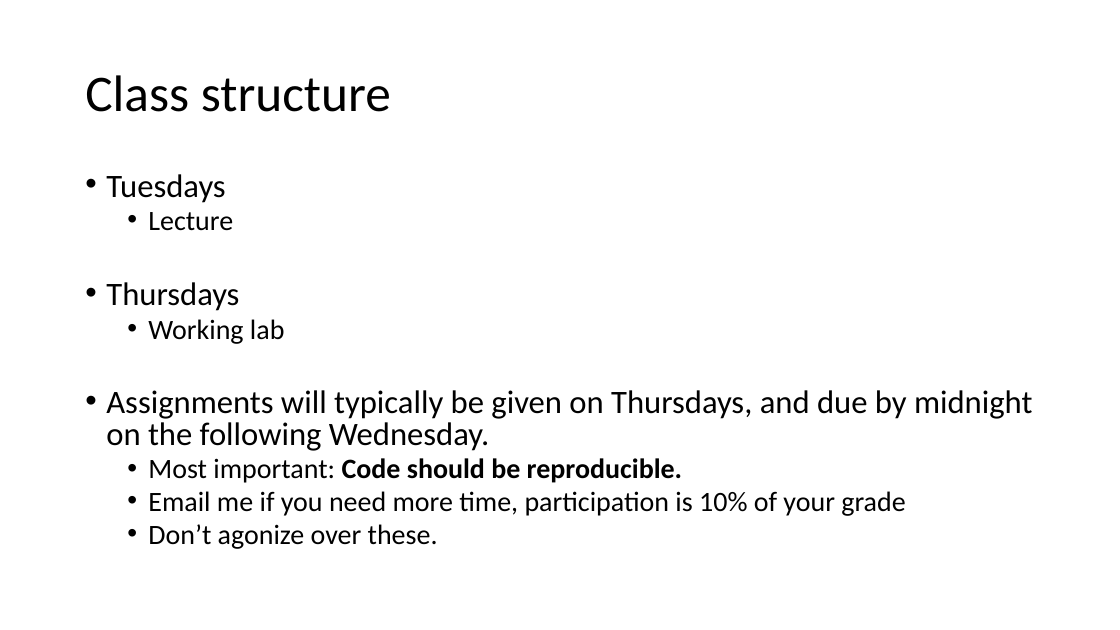
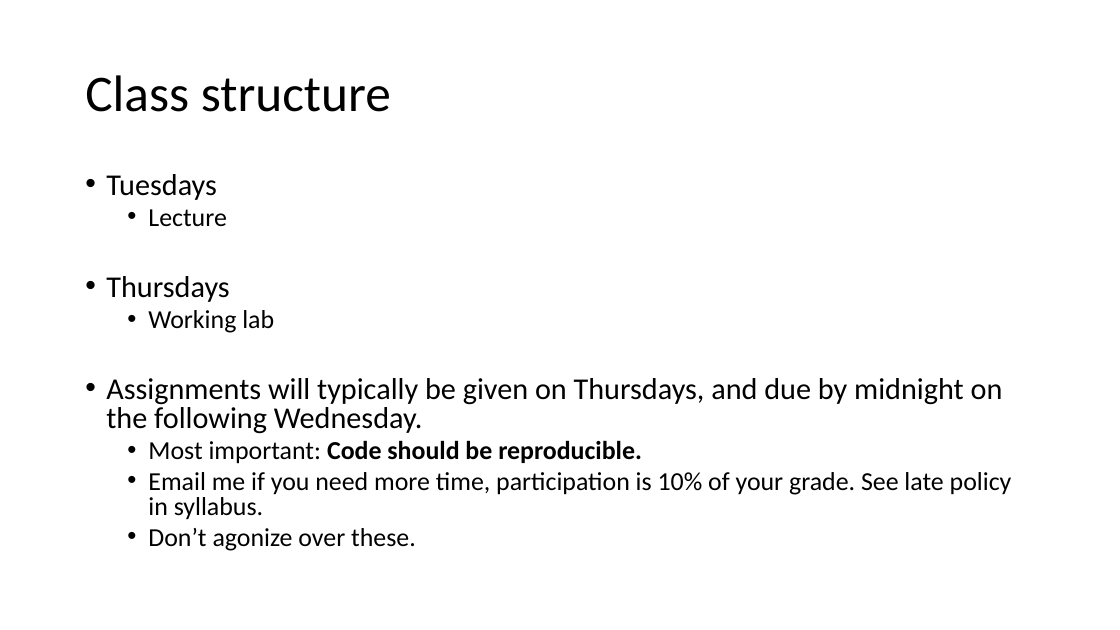
Before and after one commit to VTQuantMethodsEEB/klangwig, a slide deck: slide 11 of lectures/le1_intro_to_R.pptx (slide 5 before the commit). Drawn at 1120x630 pixels with LibreOffice and Linux fonts; fonts in the diff are those of the drawing. Boxes give left, top, right and bottom in pixels: in the first picture for what was removed or moved away, otherwise in the second. Text is boxed around its words. In the diff, an @@ line names an element or a change of style, - is before the commit and + after.

```diff
--- a/lectures/le1_intro_to_R.pptx
+++ b/lectures/le1_intro_to_R.pptx
@@ text at (106,174,1003,551): size 28 to 25.9 pt in "Tuesdays", "Thursdays", "Assignments will typically be given on Thursdays, ..."; size 24 to 22.2 pt in "Lecture", "Working lab", "Most important: Code should be reproducible.", "Don’t agonize over these." @@
@@ text at (148,472,1012,520): text changed; size 24 to 22.2 pt @@
-  • Email me if you need more time, participation is 10% of your grade
+  • Email me if you need more time, participation is 10% of your grade. See late policy in syllabus.
```
Also in this commit, not shown: 5 other slides changed, 6 slides added, 12 other files.
